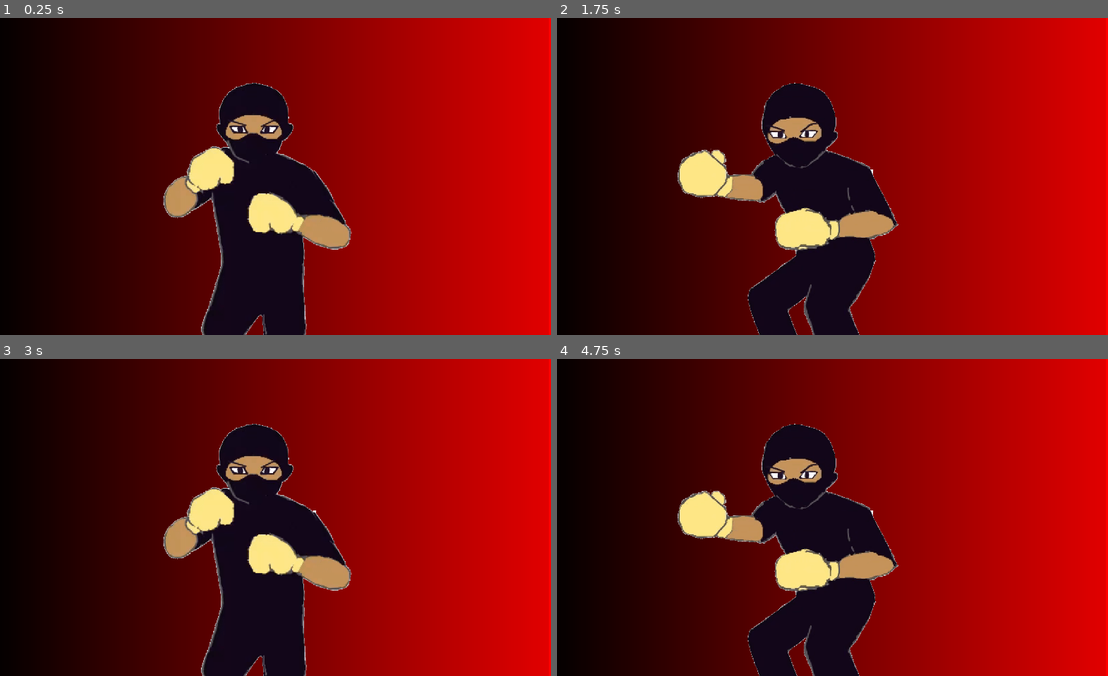
Above: before the commit, frames 1-4 (two rows, left to right).
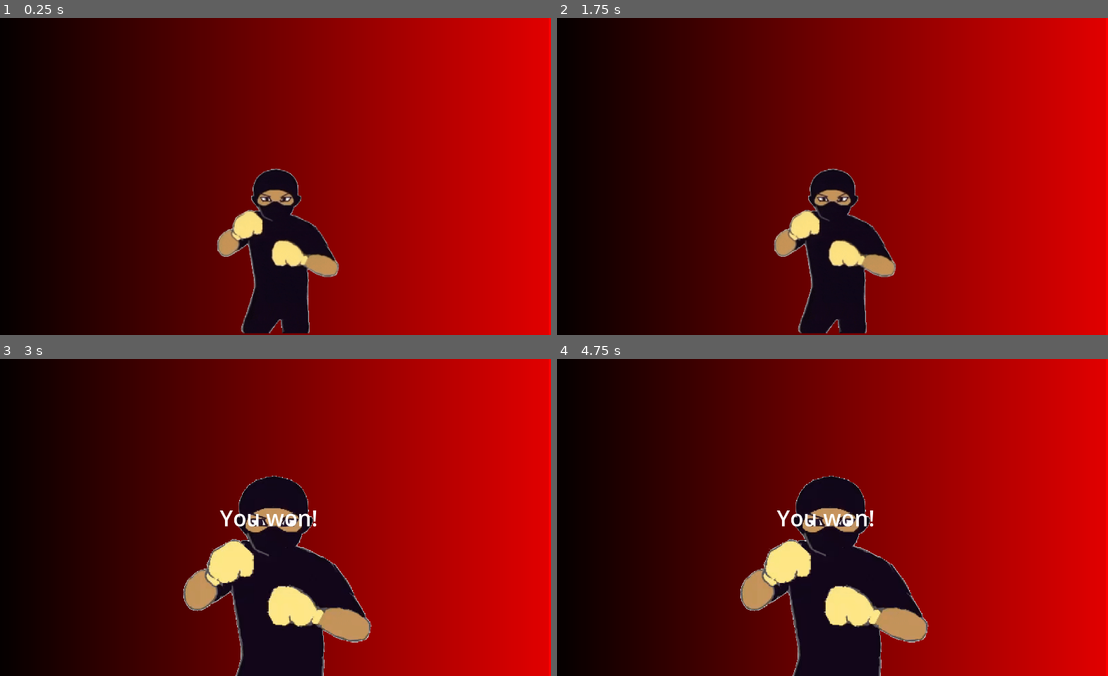
Above: after the commit, the same moments.

Repository: GDAC-at-Davis/GDAC-minigame-framework
Game: Godot game, scene res://minigames/shadowboxing/shadowboxing.tscn
The game is run twice, just before and just after one commit, with the same random seed, the same clock (stepped at 60 frames per second) and the same inputs. This scene is started directly instead of the project's main scene.
Inputs (mouse positions are in pixels of both pictures, inside the frame that each line leads up to):
- Up to frame 1 (0.25 s): no input
- Up to frame 2 (1.75 s): tap Enter at 0.5 s; move the mouse to (948, 160) at 0.52 s; hold D (right) 0.53-1.28 s; click (948, 160) at 0.6 s; tap Space at 1.25 s; move the mouse to (711, 192) at 1.27 s; hold S (down) from 1.28 s (still down); click (711, 192) at 1.35 s
- Up to frame 3 (3 s): move the mouse to (325, 447) at 2.02 s; release S (down) at 2.03 s; hold D (right) 2.03-2.78 s; click (325, 447) at 2.1 s; move the mouse to (242, 580) at 2.77 s; hold W (up) from 2.78 s (still down); click (242, 580) at 2.85 s
- Up to frame 4 (4.75 s): move the mouse to (997, 565) at 3.52 s; release W (up) at 3.53 s; hold A (left) from 3.53 s (still down); click (997, 565) at 3.6 s; move the mouse to (656, 469) at 4.27 s; click (656, 469) at 4.35 s

The runs differ from the first frame. In frame 1, 12% of the frame differs, in the area x 29-64%, y 20-100%; in frame 2, 13%; in frame 3, 14%; in frame 4, 14%, in the area x 21-68%, y 20-100%.
Error in both runs: Invalid assignment of property or key 'max_value' with value of type 'float' on a base object of type 'Nil'. (res://scripts/minigame_manager.gd:156)

Commit message:
Implemented bottom punch, art not matching

Diff:
--- a/MinigameFramework/minigames/shadowboxing/boxer.tscn
+++ b/MinigameFramework/minigames/shadowboxing/boxer.tscn
@@ -1,158 +1,196 @@
-[gd_scene load_steps=40 format=3 uid="uid://cvm5bka5p8rwr"]
-
-[ext_resource type="Texture2D" uid="uid://cp5pju3pcu401" path="res://minigames/shadowboxing/boxer-spritesheet.png" id="1_3r72e"]
-
-[sub_resource type="AtlasTexture" id="AtlasTexture_3r72e"]
-atlas = ExtResource("1_3r72e")
+[gd_scene load_steps=51 format=3 uid="uid://cvm5bka5p8rwr"]
+
+[ext_resource type="Texture2D" uid="uid://d26dg3vmutssm" path="res://minigames/shadowboxing/boxer_down_spritesheet_1.webp" id="1_3r72e"]
+[ext_resource type="Texture2D" uid="uid://cp5pju3pcu401" path="res://minigames/shadowboxing/boxer-spritesheet.png" id="2_58at4"]
+
+[sub_resource type="AtlasTexture" id="AtlasTexture_58at4"]
+atlas = ExtResource("1_3r72e")
+region = Rect2(0, 0, 357, 311)
+
+[sub_resource type="AtlasTexture" id="AtlasTexture_lwy7l"]
+atlas = ExtResource("1_3r72e")
+region = Rect2(357, 0, 357, 311)
+
+[sub_resource type="AtlasTexture" id="AtlasTexture_ab0s4"]
+atlas = ExtResource("1_3r72e")
+region = Rect2(714, 0, 357, 311)
+
+[sub_resource type="AtlasTexture" id="AtlasTexture_jsejj"]
+atlas = ExtResource("1_3r72e")
+region = Rect2(1071, 0, 357, 311)
+
+[sub_resource type="AtlasTexture" id="AtlasTexture_wkqml"]
+atlas = ExtResource("1_3r72e")
+region = Rect2(1428, 0, 357, 311)
+
+[sub_resource type="AtlasTexture" id="AtlasTexture_wh8sq"]
+atlas = ExtResource("1_3r72e")
+region = Rect2(0, 311, 357, 311)
+
+[sub_resource type="AtlasTexture" id="AtlasTexture_qween"]
+atlas = ExtResource("1_3r72e")
+region = Rect2(357, 311, 357, 311)
+
+[sub_resource type="AtlasTexture" id="AtlasTexture_club2"]
+atlas = ExtResource("1_3r72e")
+region = Rect2(714, 311, 357, 311)
+
+[sub_resource type="AtlasTexture" id="AtlasTexture_8vfc4"]
+atlas = ExtResource("1_3r72e")
+region = Rect2(1071, 311, 357, 311)
+
+[sub_resource type="AtlasTexture" id="AtlasTexture_e4rpc"]
+atlas = ExtResource("1_3r72e")
+region = Rect2(1428, 311, 357, 311)
+
+[sub_resource type="AtlasTexture" id="AtlasTexture_yhqro"]
+atlas = ExtResource("1_3r72e")
+region = Rect2(0, 622, 357, 311)
+
+[sub_resource type="AtlasTexture" id="AtlasTexture_5yjy4"]
+atlas = ExtResource("2_58at4")
 region = Rect2(0, 0, 640, 480)
 
-[sub_resource type="AtlasTexture" id="AtlasTexture_58at4"]
-atlas = ExtResource("1_3r72e")
+[sub_resource type="AtlasTexture" id="AtlasTexture_eh2s0"]
+atlas = ExtResource("2_58at4")
 region = Rect2(640, 0, 640, 480)
 
-[sub_resource type="AtlasTexture" id="AtlasTexture_lwy7l"]
-atlas = ExtResource("1_3r72e")
+[sub_resource type="AtlasTexture" id="AtlasTexture_uba3q"]
+atlas = ExtResource("2_58at4")
 region = Rect2(1280, 0, 640, 480)
 
-[sub_resource type="AtlasTexture" id="AtlasTexture_ab0s4"]
-atlas = ExtResource("1_3r72e")
+[sub_resource type="AtlasTexture" id="AtlasTexture_o1kxs"]
+atlas = ExtResource("2_58at4")
 region = Rect2(1920, 0, 640, 480)
 
-[sub_resource type="AtlasTexture" id="AtlasTexture_jsejj"]
-atlas = ExtResource("1_3r72e")
+[sub_resource type="AtlasTexture" id="AtlasTexture_ylirm"]
+atlas = ExtResource("2_58at4")
 region = Rect2(2560, 0, 640, 480)
 
-[sub_resource type="AtlasTexture" id="AtlasTexture_wkqml"]
-atlas = ExtResource("1_3r72e")
+[sub_resource type="AtlasTexture" id="AtlasTexture_0ef67"]
+atlas = ExtResource("2_58at4")
 region = Rect2(0, 480, 640, 480)
 
-[sub_resource type="AtlasTexture" id="AtlasTexture_wh8sq"]
-atlas = ExtResource("1_3r72e")
+[sub_resource type="AtlasTexture" id="AtlasTexture_w88qo"]
+atlas = ExtResource("2_58at4")
 region = Rect2(640, 480, 640, 480)
 
-[sub_resource type="AtlasTexture" id="AtlasTexture_qween"]
-atlas = ExtResource("1_3r72e")
+[sub_resource type="AtlasTexture" id="AtlasTexture_il3gt"]
+atlas = ExtResource("2_58at4")
 region = Rect2(1280, 480, 640, 480)
 
-[sub_resource type="AtlasTexture" id="AtlasTexture_club2"]
-atlas = ExtResource("1_3r72e")
+[sub_resource type="AtlasTexture" id="AtlasTexture_yyc2r"]
+atlas = ExtResource("2_58at4")
 region = Rect2(1920, 480, 640, 480)
 
-[sub_resource type="AtlasTexture" id="AtlasTexture_8vfc4"]
-atlas = ExtResource("1_3r72e")
+[sub_resource type="AtlasTexture" id="AtlasTexture_6lkty"]
+atlas = ExtResource("2_58at4")
 region = Rect2(2560, 480, 640, 480)
 
-[sub_resource type="AtlasTexture" id="AtlasTexture_e4rpc"]
-atlas = ExtResource("1_3r72e")
+[sub_resource type="AtlasTexture" id="AtlasTexture_c5nth"]
+atlas = ExtResource("2_58at4")
 region = Rect2(0, 960, 640, 480)
 
-[sub_resource type="AtlasTexture" id="AtlasTexture_yhqro"]
-atlas = ExtResource("1_3r72e")
+[sub_resource type="AtlasTexture" id="AtlasTexture_noj7a"]
+atlas = ExtResource("2_58at4")
 region = Rect2(640, 960, 640, 480)
 
-[sub_resource type="AtlasTexture" id="AtlasTexture_5yjy4"]
-atlas = ExtResource("1_3r72e")
+[sub_resource type="AtlasTexture" id="AtlasTexture_5etn5"]
+atlas = ExtResource("2_58at4")
 region = Rect2(1280, 960, 640, 480)
 
-[sub_resource type="AtlasTexture" id="AtlasTexture_eh2s0"]
-atlas = ExtResource("1_3r72e")
+[sub_resource type="AtlasTexture" id="AtlasTexture_50oh0"]
+atlas = ExtResource("2_58at4")
 region = Rect2(1920, 960, 640, 480)
 
-[sub_resource type="AtlasTexture" id="AtlasTexture_uba3q"]
-atlas = ExtResource("1_3r72e")
+[sub_resource type="AtlasTexture" id="AtlasTexture_olm0a"]
+atlas = ExtResource("2_58at4")
 region = Rect2(2560, 960, 640, 480)
 
-[sub_resource type="AtlasTexture" id="AtlasTexture_o1kxs"]
-atlas = ExtResource("1_3r72e")
+[sub_resource type="AtlasTexture" id="AtlasTexture_rh3m0"]
+atlas = ExtResource("2_58at4")
 region = Rect2(0, 1440, 640, 480)
 
-[sub_resource type="AtlasTexture" id="AtlasTexture_ylirm"]
-atlas = ExtResource("1_3r72e")
+[sub_resource type="AtlasTexture" id="AtlasTexture_c0acp"]
+atlas = ExtResource("2_58at4")
 region = Rect2(640, 1440, 640, 480)
 
-[sub_resource type="AtlasTexture" id="AtlasTexture_0ef67"]
-atlas = ExtResource("1_3r72e")
+[sub_resource type="AtlasTexture" id="AtlasTexture_5jkdy"]
+atlas = ExtResource("2_58at4")
 region = Rect2(1280, 1440, 640, 480)
 
-[sub_resource type="AtlasTexture" id="AtlasTexture_w88qo"]
-atlas = ExtResource("1_3r72e")
+[sub_resource type="AtlasTexture" id="AtlasTexture_udmny"]
+atlas = ExtResource("2_58at4")
 region = Rect2(1920, 1440, 640, 480)
 
-[sub_resource type="AtlasTexture" id="AtlasTexture_il3gt"]
-atlas = ExtResource("1_3r72e")
+[sub_resource type="AtlasTexture" id="AtlasTexture_g6c7m"]
+atlas = ExtResource("2_58at4")
 region = Rect2(2560, 1440, 640, 480)
 
-[sub_resource type="AtlasTexture" id="AtlasTexture_yyc2r"]
-atlas = ExtResource("1_3r72e")
+[sub_resource type="AtlasTexture" id="AtlasTexture_af3pc"]
+atlas = ExtResource("2_58at4")
 region = Rect2(0, 1920, 640, 480)
 
-[sub_resource type="AtlasTexture" id="AtlasTexture_6lkty"]
-atlas = ExtResource("1_3r72e")
+[sub_resource type="AtlasTexture" id="AtlasTexture_rl2bh"]
+atlas = ExtResource("2_58at4")
 region = Rect2(640, 1920, 640, 480)
 
-[sub_resource type="AtlasTexture" id="AtlasTexture_c5nth"]
-atlas = ExtResource("1_3r72e")
+[sub_resource type="AtlasTexture" id="AtlasTexture_j41v0"]
+atlas = ExtResource("2_58at4")
 region = Rect2(1280, 1920, 640, 480)
 
-[sub_resource type="AtlasTexture" id="AtlasTexture_noj7a"]
-atlas = ExtResource("1_3r72e")
+[sub_resource type="AtlasTexture" id="AtlasTexture_i1r3b"]
+atlas = ExtResource("2_58at4")
 region = Rect2(1920, 1920, 640, 480)
 
-[sub_resource type="AtlasTexture" id="AtlasTexture_5etn5"]
-atlas = ExtResource("1_3r72e")
+[sub_resource type="AtlasTexture" id="AtlasTexture_hbef6"]
+atlas = ExtResource("2_58at4")
 region = Rect2(2560, 1920, 640, 480)
 
-[sub_resource type="AtlasTexture" id="AtlasTexture_50oh0"]
-atlas = ExtResource("1_3r72e")
+[sub_resource type="AtlasTexture" id="AtlasTexture_fe00x"]
+atlas = ExtResource("2_58at4")
 region = Rect2(0, 2400, 640, 480)
 
-[sub_resource type="AtlasTexture" id="AtlasTexture_olm0a"]
-atlas = ExtResource("1_3r72e")
+[sub_resource type="AtlasTexture" id="AtlasTexture_l4mi4"]
+atlas = ExtResource("2_58at4")
 region = Rect2(640, 2400, 640, 480)
 
-[sub_resource type="AtlasTexture" id="AtlasTexture_rh3m0"]
-atlas = ExtResource("1_3r72e")
+[sub_resource type="AtlasTexture" id="AtlasTexture_76grb"]
+atlas = ExtResource("2_58at4")
 region = Rect2(1280, 2400, 640, 480)
 
-[sub_resource type="AtlasTexture" id="AtlasTexture_c0acp"]
-atlas = ExtResource("1_3r72e")
+[sub_resource type="AtlasTexture" id="AtlasTexture_mpnwe"]
+atlas = ExtResource("2_58at4")
 region = Rect2(1920, 2400, 640, 480)
 
-[sub_resource type="AtlasTexture" id="AtlasTexture_5jkdy"]
-atlas = ExtResource("1_3r72e")
+[sub_resource type="AtlasTexture" id="AtlasTexture_6mi85"]
+atlas = ExtResource("2_58at4")
 region = Rect2(2560, 2400, 640, 480)
 
-[sub_resource type="AtlasTexture" id="AtlasTexture_udmny"]
-atlas = ExtResource("1_3r72e")
+[sub_resource type="AtlasTexture" id="AtlasTexture_3khg0"]
+atlas = ExtResource("2_58at4")
 region = Rect2(0, 2880, 640, 480)
 
-[sub_resource type="AtlasTexture" id="AtlasTexture_g6c7m"]
-atlas = ExtResource("1_3r72e")
+[sub_resource type="AtlasTexture" id="AtlasTexture_cq200"]
+atlas = ExtResource("2_58at4")
 region = Rect2(640, 2880, 640, 480)
 
-[sub_resource type="AtlasTexture" id="AtlasTexture_af3pc"]
-atlas = ExtResource("1_3r72e")
+[sub_resource type="AtlasTexture" id="AtlasTexture_qx7fy"]
+atlas = ExtResource("2_58at4")
 region = Rect2(1280, 2880, 640, 480)
 
-[sub_resource type="AtlasTexture" id="AtlasTexture_rl2bh"]
-atlas = ExtResource("1_3r72e")
+[sub_resource type="AtlasTexture" id="AtlasTexture_p5iks"]
+atlas = ExtResource("2_58at4")
 region = Rect2(1920, 2880, 640, 480)
 
-[sub_resource type="AtlasTexture" id="AtlasTexture_j41v0"]
-atlas = ExtResource("1_3r72e")
+[sub_resource type="AtlasTexture" id="AtlasTexture_r7jdf"]
+atlas = ExtResource("2_58at4")
 region = Rect2(2560, 2880, 640, 480)
 
-[sub_resource type="AtlasTexture" id="AtlasTexture_i1r3b"]
-atlas = ExtResource("1_3r72e")
-region = Rect2(0, 3360, 640, 480)
-
-[sub_resource type="SpriteFrames" id="SpriteFrames_hbef6"]
+[sub_resource type="SpriteFrames" id="SpriteFrames_5yjy4"]
 animations = [{
 "frames": [{
 "duration": 1.0,
-"texture": SubResource("AtlasTexture_3r72e")
-}, {
-"duration": 1.0,
 "texture": SubResource("AtlasTexture_58at4")
 }, {
 "duration": 1.0,
@@ -184,7 +222,12 @@
 }, {
 "duration": 1.0,
 "texture": SubResource("AtlasTexture_yhqro")
-}, {
+}],
+"loop": true,
+"name": &"bottom_punch",
+"speed": 8.0
+}, {
+"frames": [{
 "duration": 1.0,
 "texture": SubResource("AtlasTexture_5yjy4")
 }, {
@@ -256,6 +299,39 @@
 }, {
 "duration": 1.0,
 "texture": SubResource("AtlasTexture_i1r3b")
+}, {
+"duration": 1.0,
+"texture": SubResource("AtlasTexture_hbef6")
+}, {
+"duration": 1.0,
+"texture": SubResource("AtlasTexture_fe00x")
+}, {
+"duration": 1.0,
+"texture": SubResource("AtlasTexture_l4mi4")
+}, {
+"duration": 1.0,
+"texture": SubResource("AtlasTexture_76grb")
+}, {
+"duration": 1.0,
+"texture": SubResource("AtlasTexture_mpnwe")
+}, {
+"duration": 1.0,
+"texture": SubResource("AtlasTexture_6mi85")
+}, {
+"duration": 1.0,
+"texture": SubResource("AtlasTexture_3khg0")
+}, {
+"duration": 1.0,
+"texture": SubResource("AtlasTexture_cq200")
+}, {
+"duration": 1.0,
+"texture": SubResource("AtlasTexture_qx7fy")
+}, {
+"duration": 1.0,
+"texture": SubResource("AtlasTexture_p5iks")
+}, {
+"duration": 1.0,
+"texture": SubResource("AtlasTexture_r7jdf")
 }],
 "loop": true,
 "name": &"left_punch",
@@ -272,9 +348,8 @@
 process_mode = 3
 position = Vector2(2077.5, 1010)
 scale = Vector2(3.0890625, 2.9708333)
-sprite_frames = SubResource("SpriteFrames_hbef6")
-animation = &"left_punch"
-frame_progress = 0.99558705
+sprite_frames = SubResource("SpriteFrames_5yjy4")
+animation = &"bottom_punch"
 
 [node name="CollisionShape2D" type="CollisionShape2D" parent="."]
 position = Vector2(-2, 77)
--- a/MinigameFramework/minigames/shadowboxing/shadowboxing.tscn
+++ b/MinigameFramework/minigames/shadowboxing/shadowboxing.tscn
@@ -22,6 +22,10 @@
 mouse_filter = 2
 texture = SubResource("GradientTexture1D_xf8mx")
 
+[node name="Boxer" parent="." instance=ExtResource("2_npb7n")]
+position = Vector2(-356, -20)
+scale = Vector2(0.5, 0.5)
+
 [node name="Message" type="Label" parent="."]
 anchors_preset = 8
 anchor_left = 0.5
@@ -44,8 +48,4 @@
 wait_time = 0.07
 autostart = true
 
-[node name="Boxer" parent="." instance=ExtResource("2_npb7n")]
-position = Vector2(-401, -138)
-scale = Vector2(0.5, 0.5)
-
 [connection signal="timeout" from="Timer" to="." method="_on_timer_timeout"]
--- a/MinigameFramework/minigames/shadowboxing/shadowboxing_minigame.gd
+++ b/MinigameFramework/minigames/shadowboxing/shadowboxing_minigame.gd
@@ -10,6 +10,9 @@
 var speed: float = 0.2
 @onready var blink_timer = $Timer
 #@export var movement_curve: Curve
+@export var pause_frame: int = 15  # The frame number to pause on (Remember: Frame 1 is actually 0!)
+@export var pause_duration: float = 3.5  # How many seconds to pause for
+var has_paused_this_punch: bool = false  # To stop it from pausing endlessly if it loops
 
 # 0: up, 1: right, 2: down, 3: left (think of compass, never eat soggy waffles!)
 @onready var boxer_sprite = $Boxer/AnimatedSprite2D
@@ -22,8 +25,8 @@
 	countdown_time /= difficulty
 	delay /= difficulty
 
-	await get_tree().create_timer(1.5).timeout
-	#await get_tree().create_timer(delay).timeout
+	await get_tree().create_timer(2.0).timeout
+
 	# Spawn the arrow
 	var arrow: Area2D = arrow_packed_scene.instantiate()
 	add_child(arrow)
@@ -37,10 +40,15 @@
 		arrows[0].global_position = Vector2(get_viewport().size.x/2 + 400, get_viewport().size.y/2)
 		arrows[0].rotation_degrees = 0
 	elif direction == 2:
+		boxer_sprite.scale = Vector2(4, 4)
+
+		boxer_sprite.play("bottom_punch")
 		arrows[0].global_position = Vector2(get_viewport().size.x/2, get_viewport().size.y/2 + 200)
 		arrows[0].rotation_degrees = 90
 	elif direction == 3:
 		boxer_sprite.play("left_punch")
+		boxer_sprite.frame_changed.connect(_on_frame_changed)
+
 		arrows[0].global_position = Vector2(get_viewport().size.x/2 - 400, get_viewport().size.y/2)
 		arrows[0].rotation_degrees = 180
 	# start timer for blinks
@@ -59,29 +67,30 @@
 			arrows[0].global_position += Vector2(0, speed)
 		elif direction == 3:
 			arrows[0].global_position -= Vector2(speed, 0)
-			boxer_sprite.pause()
-			await get_tree().create_timer(0.001, false).timeout
-			boxer_sprite.play("left_punch")
 		if Input.is_action_pressed(&"up"):
 			remove_arrow(arrows)
+			boxer_sprite.stop()
 			if (direction != 0):
 				win()
 			else:
 				lose()
 		if Input.is_action_pressed(&"right"):
 			remove_arrow(arrows)
+			boxer_sprite.stop()
 			if (direction != 1):
 				win()
 			else:
 				lose()
 		if Input.is_action_pressed(&"down"):
 			remove_arrow(arrows)
+			boxer_sprite.stop()
 			if (direction != 2):
 				win()
 			else:
 				lose()
 		if Input.is_action_pressed(&"left"):
 			remove_arrow(arrows)
+			boxer_sprite.stop()
 			if (direction != 3):
 				win()
 			else:
@@ -118,3 +127,17 @@
 	for arrow in arrows:
 		if is_instance_valid(arrow):
 			arrow.visible = !arrow.visible
+func _on_frame_changed() -> void:
+	if boxer_sprite.animation == "left_punch" and boxer_sprite.frame == pause_frame and not has_paused_this_punch:
+
+		# 2. Lock it so it doesn't trigger again on accident
+		has_paused_this_punch = true
+
+		# 3. Freeze the animation on this exact frame
+		boxer_sprite.pause()
+
+		# 4. Wait for the desired amount of time
+		await get_tree().create_timer(pause_duration).timeout
+
+		# 5. Resume the animation!
+		boxer_sprite.play()
Binary file added: MinigameFramework/minigames/shadowboxing/boxer_down_spritesheet_1.webp
Not shown, added: MinigameFramework/minigames/shadowboxing/boxer_down_spritesheet_1.webp.import
